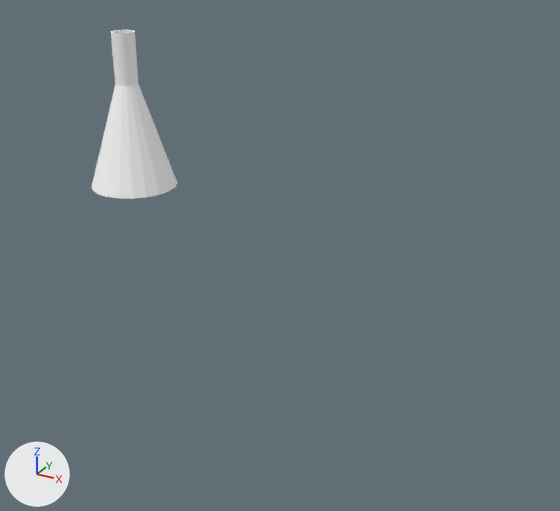
Two versions of the FBX model Vial.fbx, one commit apart.
One viewpoint serves both versions: a camera (50 mm lens) standing at (0.1549, -0.0975, 0.0577) and looking at (0.1237, -0.0409, 0.0294). The axes (+X, +Y, +Z) are drawn at lower left. The lights are the same throughout. Where no turn or scale is listed for an object, it has been applied to the vertices.
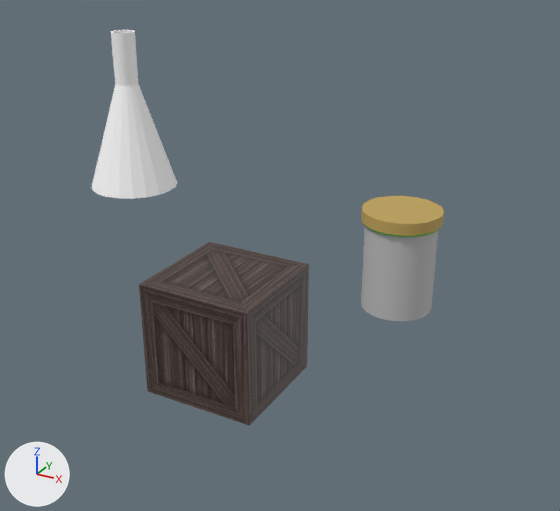
Scene script edits in JSON lines:
```json
{"op": "add", "block": "img_crate_side_png", "code": ["img_crate_side_png = load_image('Crate side.png', '_unpacked/Crate_side.png', 512, 512, 'sRGB')"]}
{"op": "add", "block": "img_cork_jpg", "code": ["img_cork_jpg = load_image('Cork.jpg', '_unpacked/Cork.jpg', 1024, 1024, 'sRGB')"]}
{"op": "add", "block": "img_eyeball_jpg", "code": ["img_eyeball_jpg = load_image('Eyeball.jpg', '_unpacked/Eyeball.jpg', 2048, 2048, 'sRGB')"]}
{"op": "add", "block": "mat_lambert55", "code": ["mat_lambert55 = principled_material('lambert55')", "mat_lambert55.texture = img_crate_side_png  # with its transparency"]}
{"op": "add", "block": "mat_blinn54", "code": ["mat_blinn54 = principled_material('blinn54')", "mat_blinn54.base_color = (0.0472, 0.5, 0.0095)  # green #3dbc19", "mat_blinn54.roughness = 0.749"]}
{"op": "add", "block": "mat_lambert1", "code": ["mat_lambert1 = principled_material('lambert1')", "mat_lambert1.texture = img_cork_jpg"]}
{"op": "add", "block": "mat_lambert56", "code": ["mat_lambert56 = principled_material('lambert56')", "mat_lambert56.texture = img_crate_side_png  # with its transparency"]}
{"op": "add", "block": "mat_lambert58", "code": ["mat_lambert58 = principled_material('lambert58')", "mat_lambert58.texture = img_crate_side_png  # with its transparency"]}
{"op": "add", "block": "mat_pasted__blinn68", "code": ["mat_pasted__blinn68 = principled_material('pasted__blinn68')", "mat_pasted__blinn68.base_color = (0.515, 0.362, 0.102)  # yellow #bea25a", "mat_pasted__blinn68.roughness = 0.749"]}
{"op": "add", "block": "mat_pasted__blinn67", "code": ["mat_pasted__blinn67 = principled_material('pasted__blinn67')", "mat_pasted__blinn67.base_color = (0.5, 0.5, 0.5)  # grey #bcbcbc", "mat_pasted__blinn67.roughness = 0.749"]}
{"op": "add", "block": "mat_blinn49", "code": ["mat_blinn49 = principled_material('blinn49')", "mat_blinn49.texture = img_eyeball_jpg", "mat_blinn49.roughness = 0.749"]}
{"op": "add", "block": "mat_lambert57", "code": ["mat_lambert57 = principled_material('lambert57')", "mat_lambert57.texture = img_crate_side_png  # with its transparency"]}
{"op": "add", "block": "mat_lambert54", "code": ["mat_lambert54 = principled_material('lambert54')", "mat_lambert54.texture = img_crate_side_png  # with its transparency"]}
{"op": "add", "block": "me_mesh_001", "code": ["me_mesh_001 = bpy.data.meshes.new('Mesh.001')", "me_mesh_001.from_pydata(...)  # 554 vertices, 1092 faces; spans x -0.0158..0.0158, y -0.0072..0.0072, z -0.0127..0.0127", "me_mesh_001.materials.append(mat_lambert57)  # picture img_crate_side_png", "me_mesh_001.materials.append(mat_lambert58)  # picture img_crate_side_png", "me_mesh_001.materials.append(mat_lambert54)  # picture img_crate_side_png", "me_mesh_001.materials.append(mat_lambert55)  # picture img_crate_side_png", "me_mesh_001.materials.append(mat_lambert56)  # picture img_crate_side_png", "me_mesh_001.materials.append(mat_blinn49)  # picture img_eyeball_jpg", "me_mesh_001.materials.append(mat_pasted__blinn67)  # grey #bcbcbc", "me_mesh_001.materials.append(mat_pasted__blinn68)  # yellow #bea25a", "me_mesh_001.materials.append(mat_lambert1)  # picture img_cork_jpg", "me_mesh_001.materials.append(mat_blinn54)  # green #3dbc19"]}
{"op": "add", "block": "ob_pcube58", "code": ["ob_pcube58 = bpy.data.objects.new('pCube58', me_mesh_001)", "ob_pcube58.location = (0.11809, -0.02802, 0.01741)"]}
```

What differs and where, as boxes [x1, y1, x2, y2] in the pictures (560 x 511 px):
```json
{"object": "pCube58", "change": "added", "after": [139, 196, 444, 426], "faces in mat_lambert57 (picture img_crate_side_png)": [139, 285, 249, 425], "faces in mat_lambert58 (picture img_crate_side_png)": [139, 242, 308, 313], "faces in mat_lambert55 (picture img_crate_side_png)": [247, 264, 309, 426], "faces in mat_pasted__blinn67 (grey #bcbcbc)": [361, 226, 438, 321], "faces in mat_pasted__blinn68 (yellow #bea25a)": [361, 196, 444, 236]}
```
